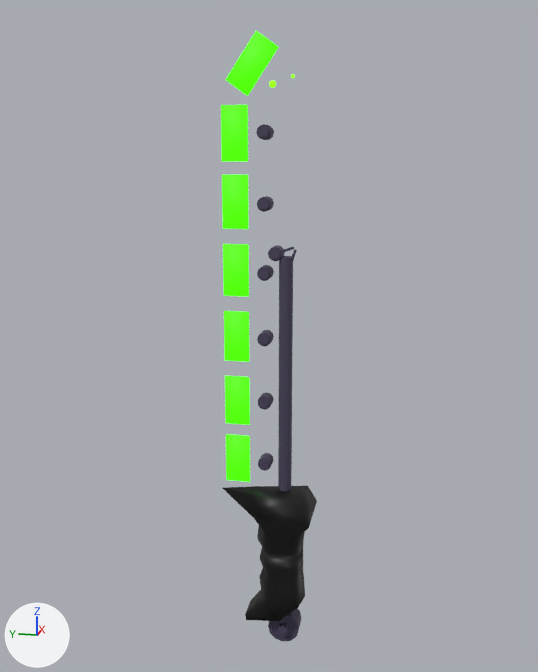
Before and after pictures for a commit that changed the FBX model FGMvrEXPORTS/VRsword.fbx.
Camera for both pictures: a 50 mm lens placed at (-6.97, -1.26, 3.38), pointed at (0.12, 0.16, 1.6). Arrows for +X, +Y and +Z are at lower left; the lights stay in place. Where no turn or scale is listed for an object, it has been applied to the vertices.

Before the edit, the objects in view are built like this:
```python
me_cube_006 = bpy.data.meshes.new('Cube.006')
me_cube_006.from_pydata(...)  # 56 vertices, 42 faces; spans x 0.06..0.07, y 0.06..0.6, z 0.04..4.45
me_cube_006.materials.append(mat_glow2)  # green #36e700
me_cube_010 = bpy.data.meshes.new('Cube.010')
me_cube_010.from_pydata(...)  # 121 vertices, 113 faces; spans x -0.25..0.36, y -0.32..0.65, z -1.51..0.0
me_cube_010.materials.append(mat_material_001)  # black #000000
me_icosphere_008 = bpy.data.meshes.new('Icosphere.008')
me_icosphere_008.from_pydata(...)  # 306 vertices, 580 faces; spans x 0.04..0.13, y -0.09..0.22, z 0.24..4.07
me_icosphere_008.materials.append(mat_glow)  # green #6ae700
ob_blades = bpy.data.objects.new('blades', me_cube_006)
ob_blades.parent = ob_handle
ob_blades.location = (0.0, 0.0, 0.0)
ob_handle = bpy.data.objects.new('Handle', me_cube_010)
ob_handle.location = (0.0, 0.0, 0.0)
ob_power_sources = bpy.data.objects.new('power_sources', me_icosphere_008)
ob_power_sources.parent = ob_handle
ob_power_sources.location = (0.0, 0.0, 0.0)
# also in view: 'stick' at (0.04, -0.02, 0.37); 'emitters' at (0.07, 0.19, 1.92)
```
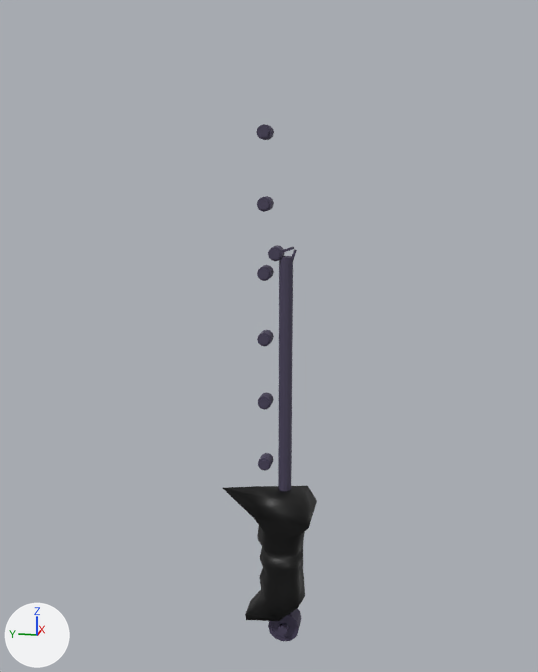
What the commit changed:
me_cube_006 has 56 vertices, 42 faces and spans x 0.06..0.07, y 0.06..0.6, z 0.04..4.45.
me_cube_006 no longer uses material mat_glow2 (green #36e700).
me_cube_006 now uses material mat_glow (green #6ae700).
Object 'power_sources' (ob_power_sources) is rescaled from (1.0, 1.0, 1.0) to (0.0, 0.0, 0.0).
Object 'blades' (ob_blades) moves from (0.0, 0.0, 0.0) to (0.0, 0.27, 0.0).
Object 'blades' (ob_blades) is rescaled from (1.0, 1.0, 1.0) to (0.0, 0.0, 0.0).

What differs and where, as boxes [x1, y1, x2, y2] in the pictures (538 x 672 px):
'blades', recoloured, moved, rescaled (not visible afterwards): before [221, 31, 279, 482]
'power_sources', rescaled (not visible afterwards): before [269, 74, 295, 88]
